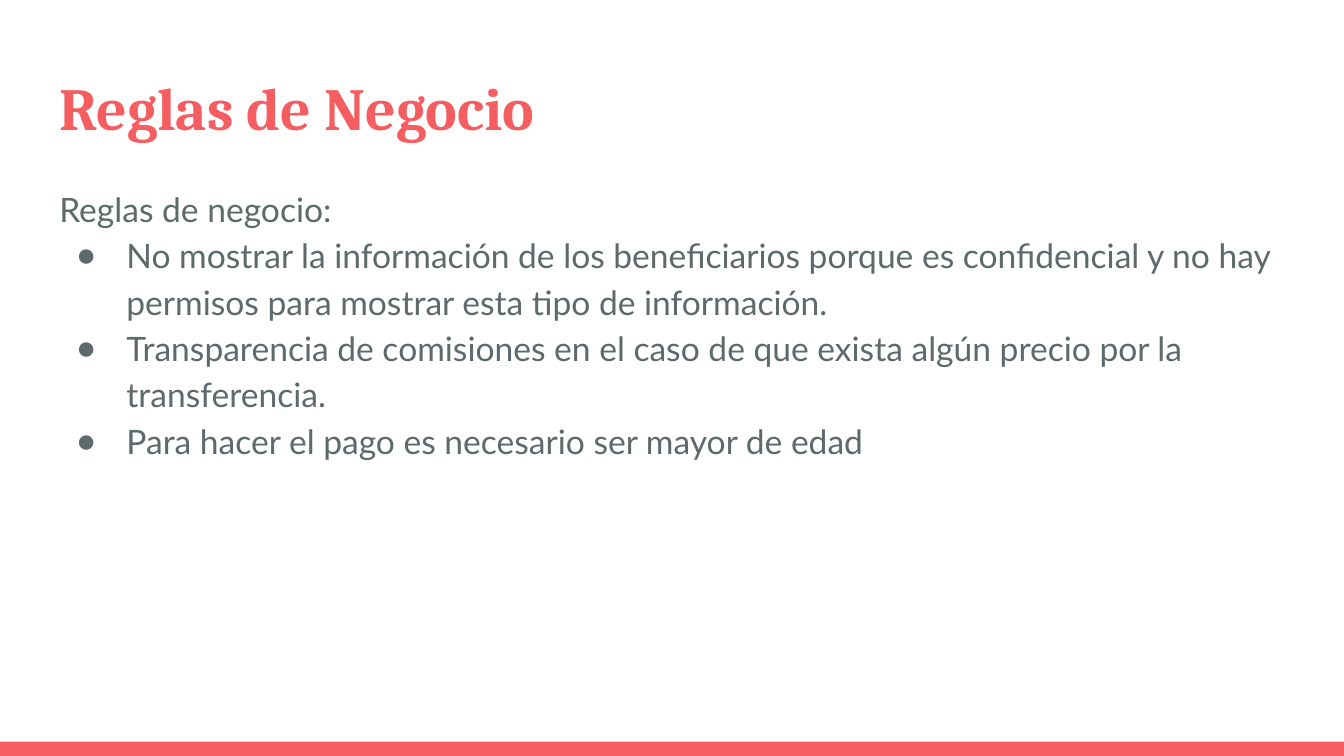
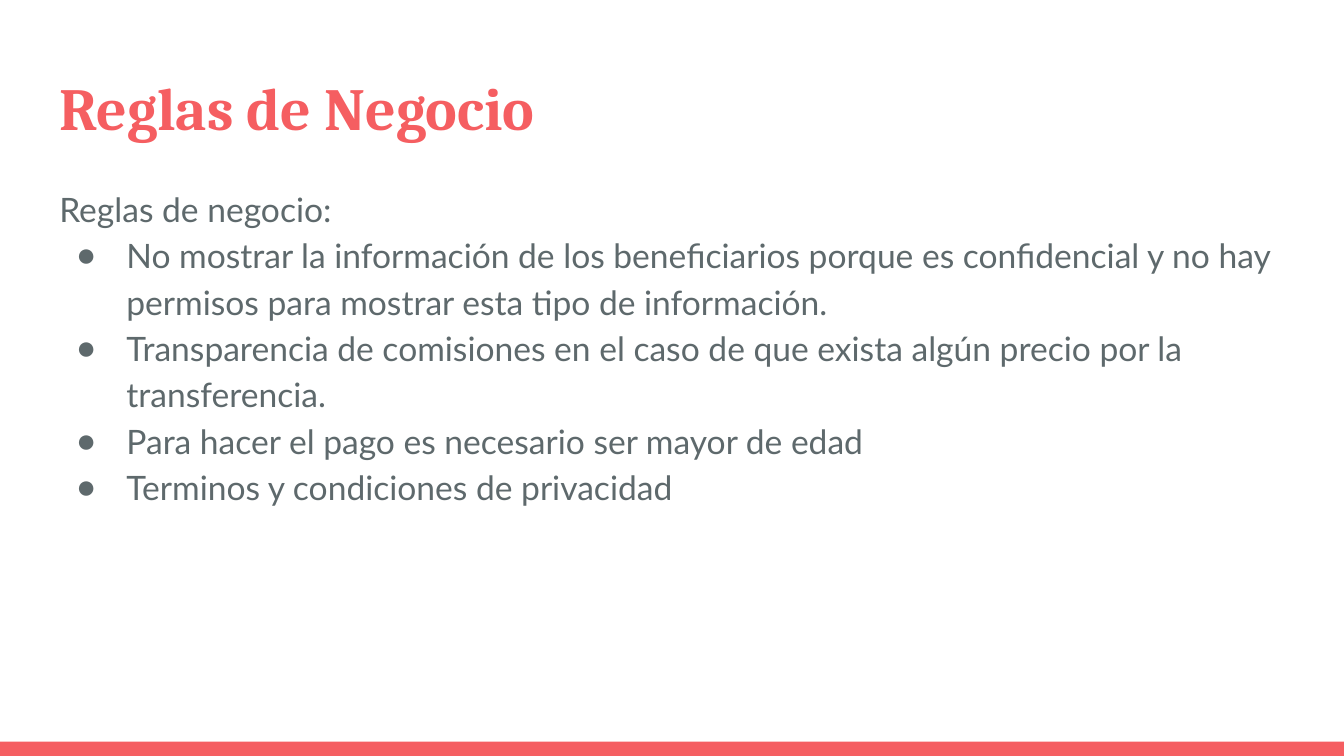
Before and after one commit to Topi99/Webyte, a slide deck: slide 13 of Avance 2/Segundo Avance.pptx. Drawn at 1344x756 pixels with LibreOffice and Linux fonts; fonts in the diff are those of the drawing. Boxes give left, top, right and bottom in pixels: in the first picture for what was removed or moved away, otherwise in the second. Text is boxed around its words. In the diff, an @@ line names an element or a change of style, - is before the commit and + after.

```diff
--- a/Avance 2/Segundo Avance.pptx
+++ b/Avance 2/Segundo Avance.pptx
@@ text at [126,475,672,506]: paragraph added @@
+● Terminos y condiciones de privacidad
```
Also in this commit, not shown: 42 other files.
